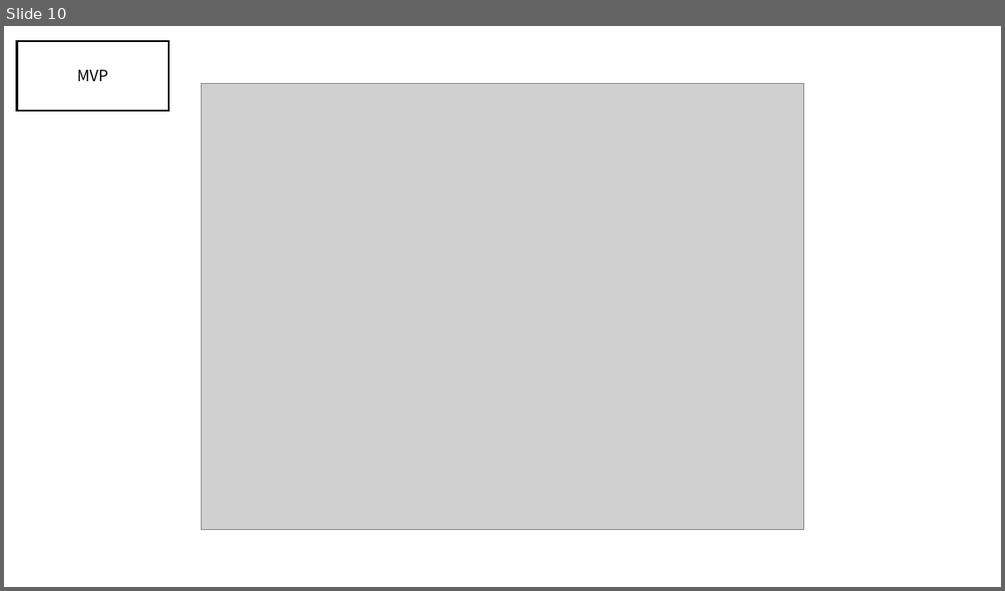
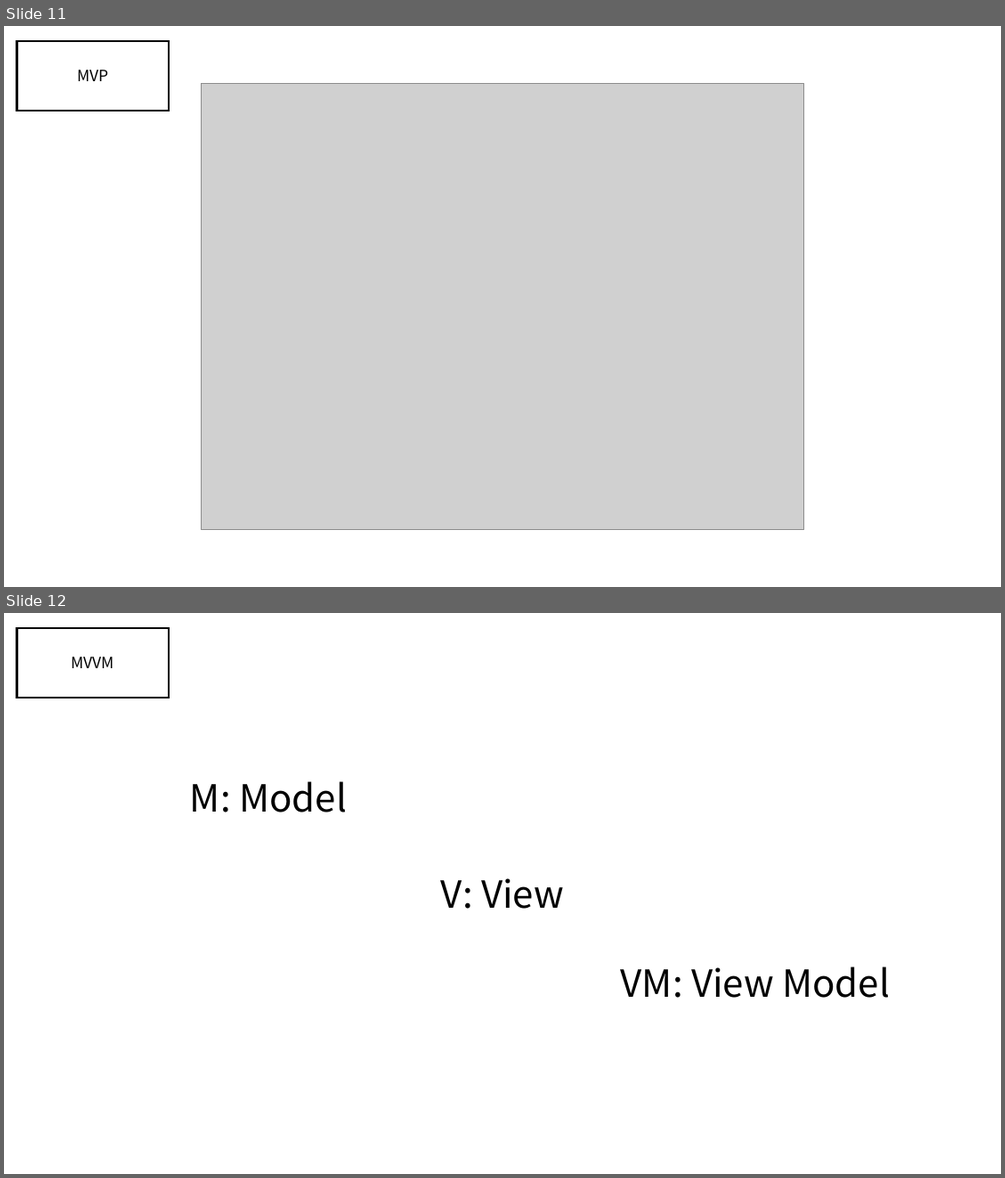
Before and after one commit to gunwoongPark/Seminar, a slide deck: 2021_01_26/세미나3.pptx. Shown one above the other, each under a label of ours: slide 10 before the commit, slides 11 and 12 after it. The pictures are 1005x591 and 1005x1178 pixels, drawn with LibreOffice and Linux fonts; fonts in the diff are those of the drawing; grey boxes stand for pictures. Boxes give left, top, right and bottom in pixels: in the first picture for what was removed or moved away, otherwise in the second. Text is boxed around its words. In the diff, an @@ line names an element or a change of style, - is before the commit and + after.

```diff
--- a/2021_01_26/세미나3.pptx
+++ b/2021_01_26/세미나3.pptx
@@ slide 12 added at box(4, 613, 1001, 1174), background #FFFFFF @@
@@ rectangle added at box(16, 628, 169, 698), outline #000000 2 pt @@
@@ text added at box(71, 657, 114, 668), 15 pt, text #000000 @@
+MVVM
@@ text added at box(190, 781, 347, 812), 36 pt, text #000000 @@
+M: Model
@@ text added at box(441, 878, 564, 908), 36 pt, text #000000 @@
+V: View
@@ text added at box(621, 966, 890, 997), 36 pt, text #000000 @@
+VM: View Model
@@ what was slide 10 is now slide 11 @@
```
Also in this commit, not shown: 4 other slides added.
